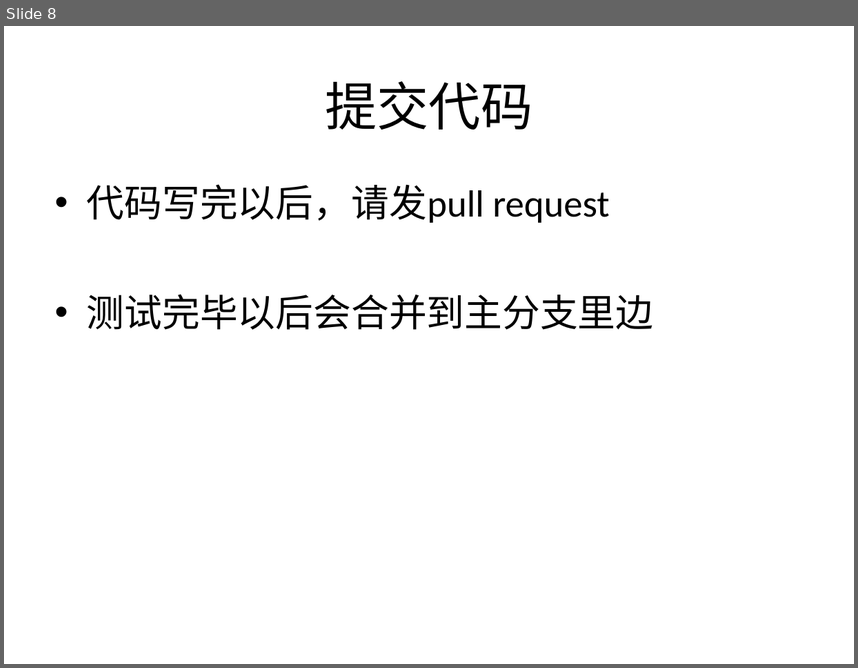
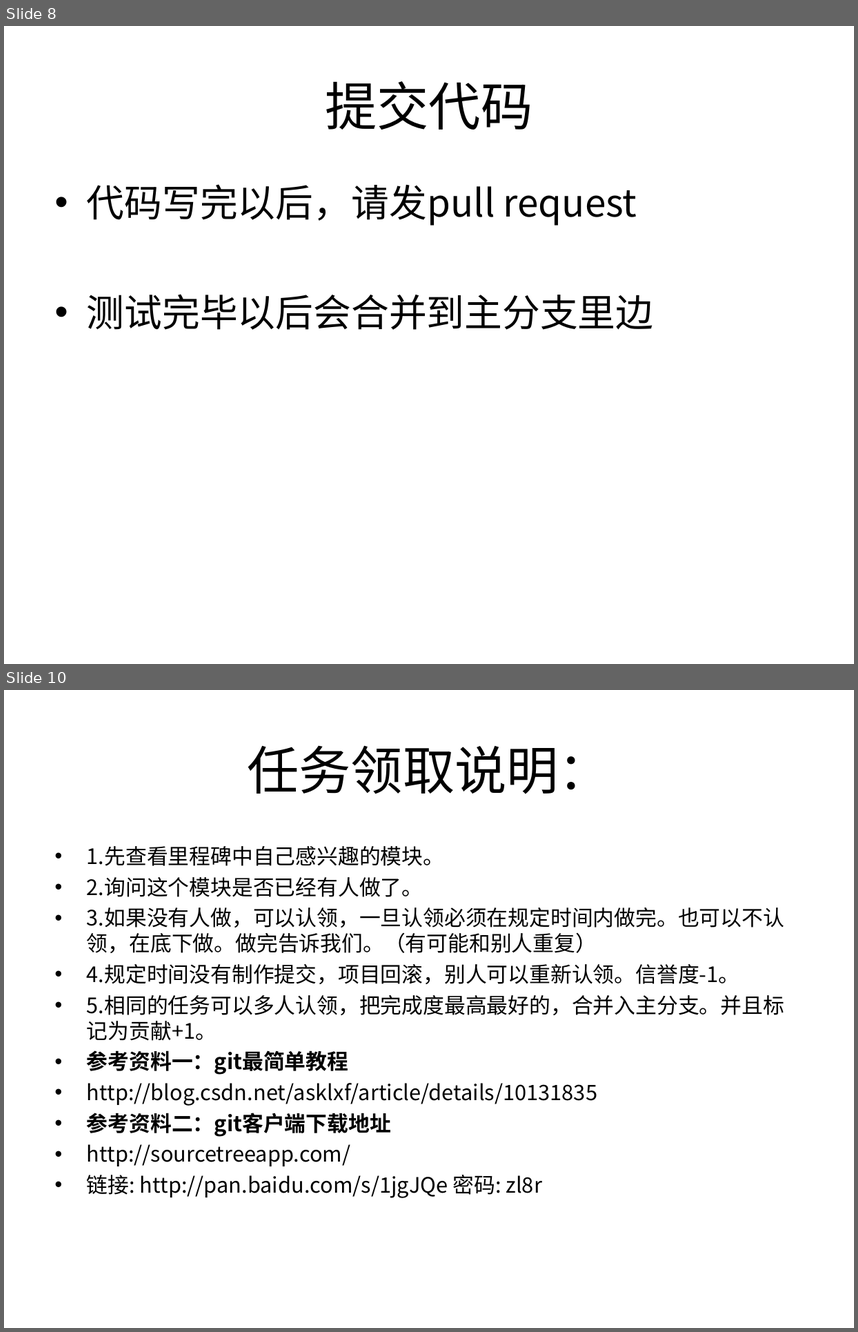
Before and after one commit to parhelia512/manual_dota, a slide deck: readme.ppt. Shown one above the other, each under a label of ours: slide 8 before the commit, slides 8 and 10 after it; the slides between them are not shown. The pictures are 858x668 and 858x1332 pixels, drawn with LibreOffice and Linux fonts; fonts in the diff are those of the drawing. Boxes give left, top, right and bottom in pixels: in the first picture for what was removed or moved away, otherwise in the second. Text is boxed around its words. In the diff, an @@ line names an element or a change of style, - is before the commit and + after.

Commit message:
更新PPT说明

```diff
--- a/readme.ppt
+++ b/readme.ppt
@@ slide 10 added at (x1=4, y1=690, x2=854, y2=1328), background #FFFFFF @@
@@ title added at (x1=247, y1=745, x2=611, y2=794), 44 pt, text #000000 @@
+任务领取说明：
@@ text added at (x1=87, y1=846, x2=784, y2=1198), 18 pt, text #000000 @@
+• 1.先查看里程碑中自己感兴趣的模块。
+• 2.询问这个模块是否已经有人做了。
+• 3.如果没有人做，可以认领，一旦认领必须在规定时间内做完。也可以不认领，在底下做。做完告诉我们。（有可能和别人重复）
+• 4.规定时间没有制作提交，项目回滚，别人可以重新认领。信誉度-1。
+• 5.相同的任务可以多人认领，把完成度最高最好的，合并入主分支。并且标记为贡献+1。
+• 参考资料一：git最简单教程
+• http://blog.csdn.net/asklxf/article/details/10131835
+• 参考资料二：git客户端下载地址
+• http://sourcetreeapp.com/
+• 链接: http://pan.baidu.com/s/1jgJQe 密码: zl8r
@@ slide 8 changed as well @@
@@ text "代码写完以后，请发pull request" at (x1=87, y1=184, x2=654, y2=330): font Calibri to Noto Sans CJK SC @@
```
Also in this commit, not shown: 7 other slides changed, 1 other slide added, 2 other files.
